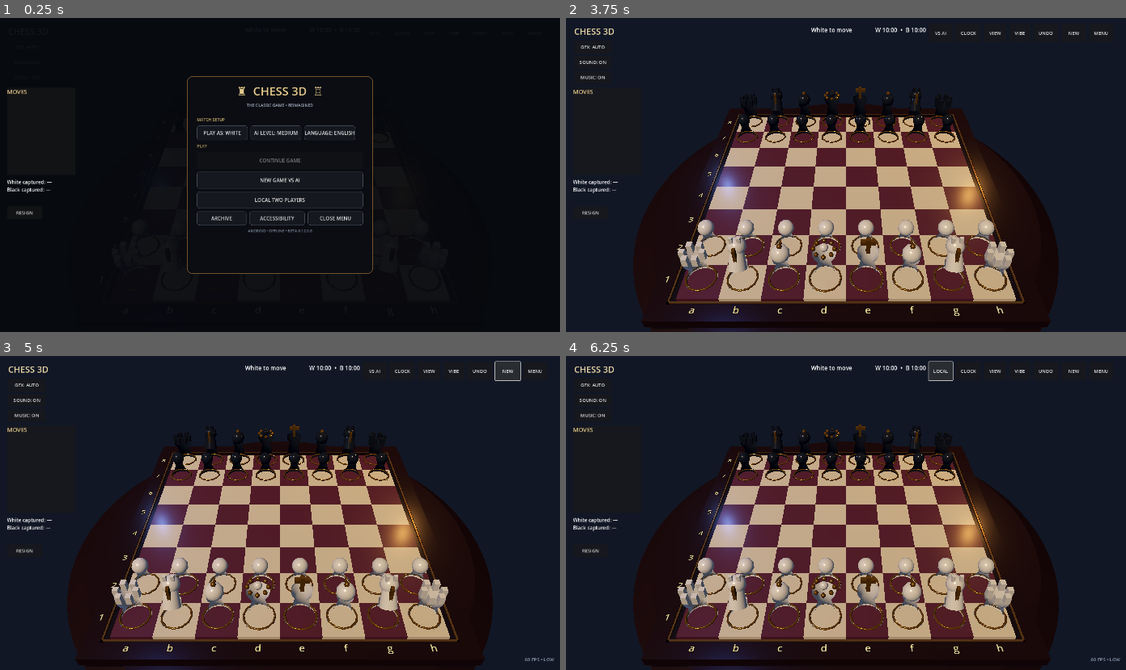
Above: before the commit, frames 1-4 (two rows, left to right).
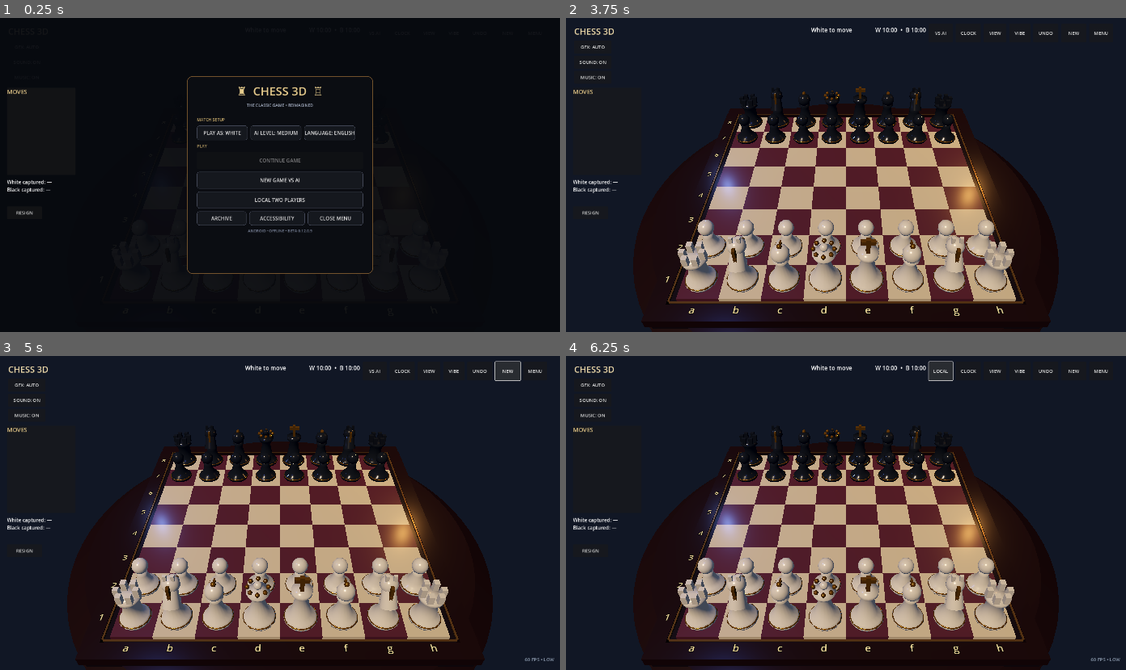
Above: after the commit, the same moments.

Repository: redxbox/chess-3d
Game: Godot game, scene res://src/main/main.tscn
Same seed, same stepped clock (60 frames per second), same inputs: the game is played once before the commit and once after it.
Inputs:
- Up to frame 1 (0.25 s): no input
- Up to frame 2 (3.75 s): click "PLAY AS: WHITE" at 0.5 s; click "PLAY AS: BLACK" at 1.25 s; click "PLAY AS: WHITE" at 2 s; click "PLAY AS: BLACK" at 2.75 s; click "NEW GAME VS AI" at 3.5 s
- Up to frame 3 (5 s): click "NEW" at 4.25 s
- Up to frame 4 (6.25 s): click "NEW" at 5 s; click "VS AI" at 5.75 s

The runs differ from the first frame. In frame 1, less than 0.1% of the frame differs, in the area x 55-56%, y 67-69%; in frame 2, 5.0%; in frame 3, 5.0%, in the area x 20-80%, y 25-88%; in frame 4, 5.0%.

Commit message:
Fix Android culling on sculpted chess piece bodies
Co-authored-by: arena-agent <297053741+arena-agent@users.noreply.github.com>

Diff:
--- a/src/main/main.gd
+++ b/src/main/main.gd
@@ -377,9 +377,24 @@
 				var p1 := Vector3(cos(a1) * profile[ring].x, profile[ring].y, sin(a1) * profile[ring].x)
 				var p2 := Vector3(cos(a1) * profile[ring + 1].x, profile[ring + 1].y, sin(a1) * profile[ring + 1].x)
 				var p3 := Vector3(cos(a0) * profile[ring + 1].x, profile[ring + 1].y, sin(a0) * profile[ring + 1].x)
-				for vertex in [p0, p2, p1, p0, p3, p2]:
+				# Counter-clockwise winding keeps the sculpted exterior visible with
+				# normal back-face culling on Android.
+				for vertex in [p0, p1, p2, p0, p2, p3]:
 					surface.set_uv(Vector2.ZERO)
 					surface.add_vertex(vertex)
+		# Close both ends so overhead camera angles never reveal hollow bodies.
+		for segment in segments:
+			var next_segment := (segment + 1) % segments
+			var a0 := TAU * float(segment) / segments
+			var a1 := TAU * float(next_segment) / segments
+			var bottom0 := Vector3(cos(a0) * profile[0].x, profile[0].y, sin(a0) * profile[0].x)
+			var bottom1 := Vector3(cos(a1) * profile[0].x, profile[0].y, sin(a1) * profile[0].x)
+			var last := profile.size() - 1
+			var top0 := Vector3(cos(a0) * profile[last].x, profile[last].y, sin(a0) * profile[last].x)
+			var top1 := Vector3(cos(a1) * profile[last].x, profile[last].y, sin(a1) * profile[last].x)
+			for vertex in [Vector3(0, profile[0].y, 0), bottom1, bottom0, Vector3(0, profile[last].y, 0), top0, top1]:
+				surface.set_uv(Vector2.ZERO)
+				surface.add_vertex(vertex)
 		surface.generate_normals()
 		var created := surface.commit()
 		created.surface_set_material(0, material)
@@ -627,7 +642,7 @@
 	tools.add_child(_close_menu_button)
 
 	var version := Label.new()
-	version.text = "ANDROID • OFFLINE • BETA 0.12.0.8"
+	version.text = "ANDROID • OFFLINE • BETA 0.12.0.9"
 	version.horizontal_alignment = HORIZONTAL_ALIGNMENT_CENTER
 	version.add_theme_font_size_override("font_size", 13)
 	version.add_theme_color_override("font_color", Color(0.48, 0.52, 0.61, 1))
@@ -846,7 +861,7 @@
 
 func _create_information_windows() -> void:
 	_tutorial_window = _information_window("HOW TO PLAY", "[font_size=24][b]QUICK START[/b][/font_size]\n\n1. Tap one of y …(409 unchanged characters)…
-	_about_window = _information_window("ABOUT & LICENSES", "[font_size=24][b]Chess 3D  •  Version 0.12.0 Beta 8[/b][/font_size]\n\nAn offline-first 3D  …(505 unchanged characters)…
+	_about_window = _information_window("ABOUT & LICENSES", "[font_size=24][b]Chess 3D  •  Version 0.12.0 Beta 9[/b][/font_size]\n\nAn offline-first 3D  …(505 unchanged characters)…
 
 
 func _information_window(title: String, content: String) -> Window:
Not shown, changed: export_presets.cfg
Not shown, changed: .github/workflows/ci.yml
